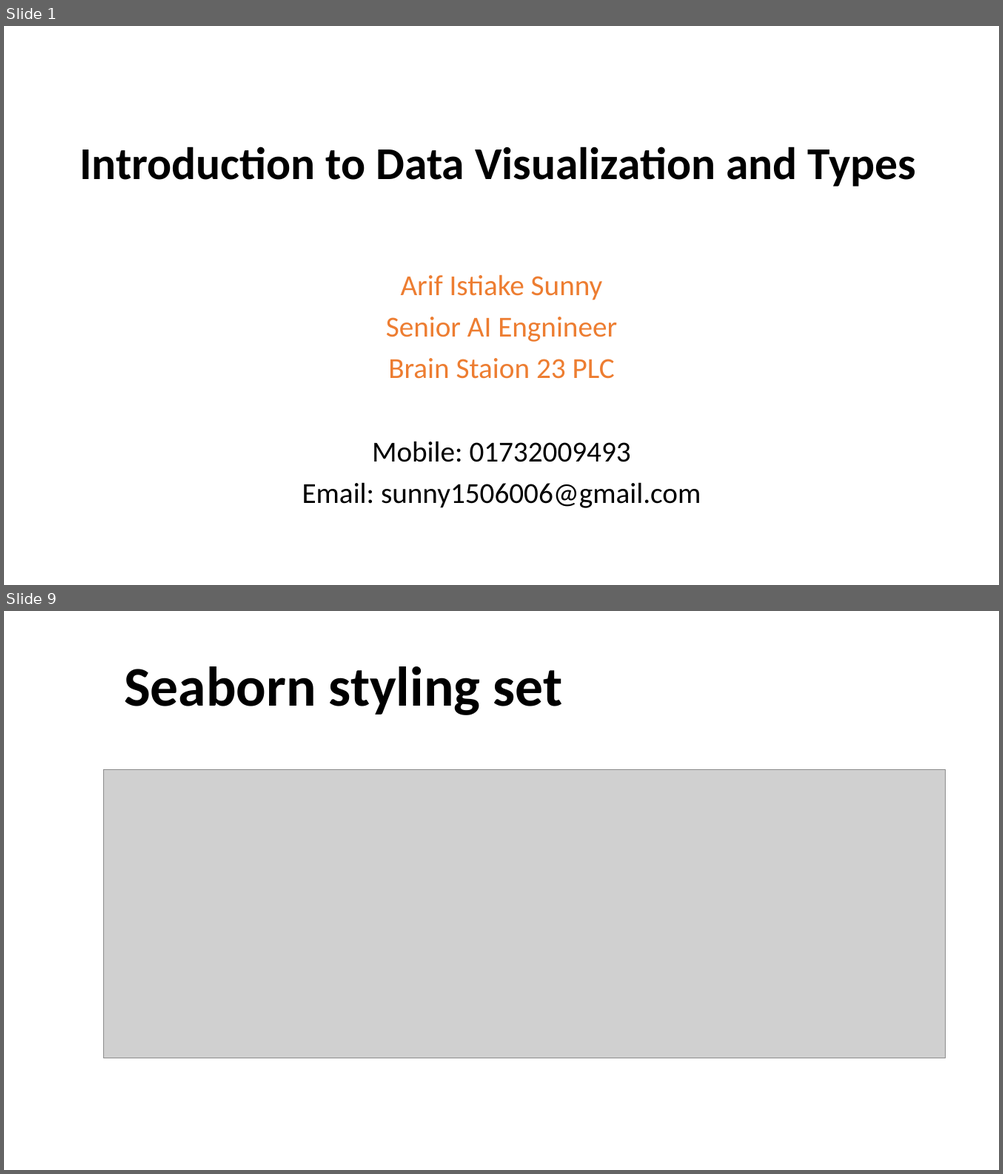
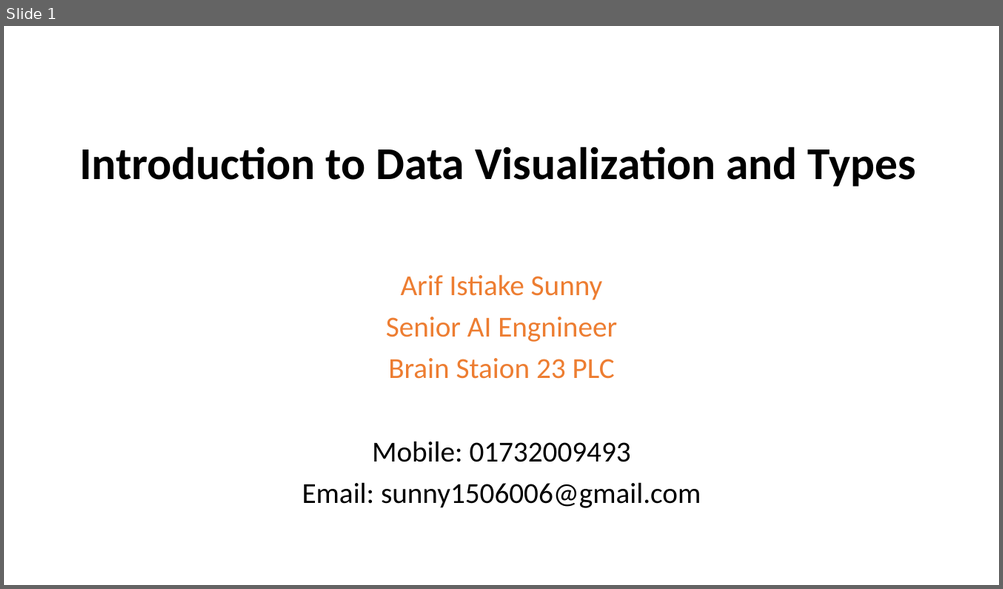
Before and after one commit to nahidniloy14/Data-Visualization, a slide deck: Introduction to Data Visualization and Types.pptx. Shown one above the other, each under a label of ours: slides 1 and 9 before the commit, slide 1 after it; the slides between them are not shown. The pictures are 1003x1174 and 1003x589 pixels, drawn with LibreOffice and Linux fonts; fonts in the diff are those of the drawing; grey boxes stand for pictures. Boxes give left, top, right and bottom in pixels: in the first picture for what was removed or moved away, otherwise in the second. Text is boxed around its words. In the diff, an @@ line names an element or a change of style, - is before the commit and + after.

```diff
--- a/Introduction to Data Visualization and Types.pptx
+++ b/Introduction to Data Visualization and Types.pptx
@@ slide 9 removed at bbox=[4, 611, 999, 1170], background #FFFFFF @@
@@ title removed at bbox=[124, 667, 562, 715] @@
-Seaborn styling set
@@ picture removed at bbox=[103, 770, 945, 1059] @@
```
Also in this commit, not shown: 1 slide changed, 8 slides added, 10 other slides removed, 3 other files.
